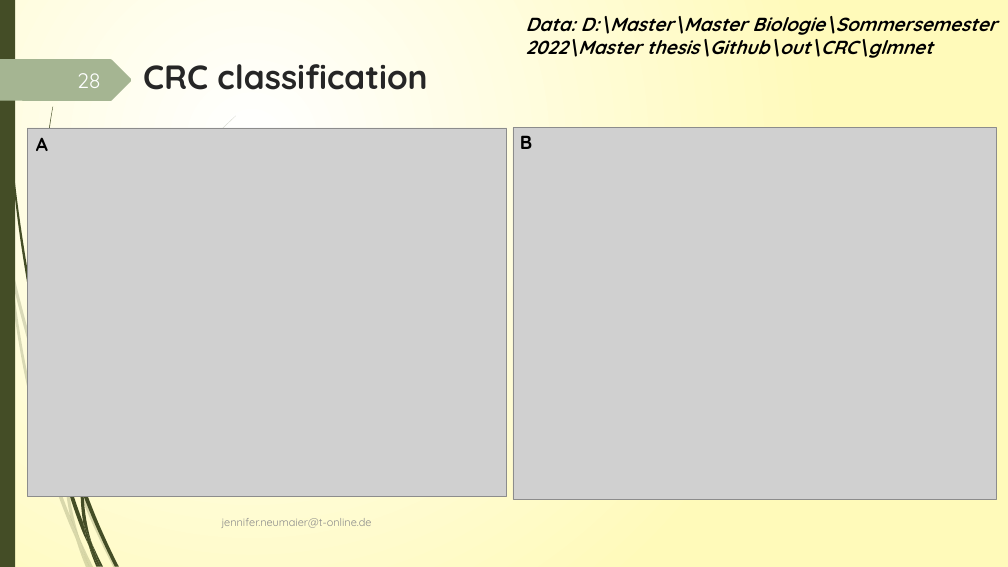
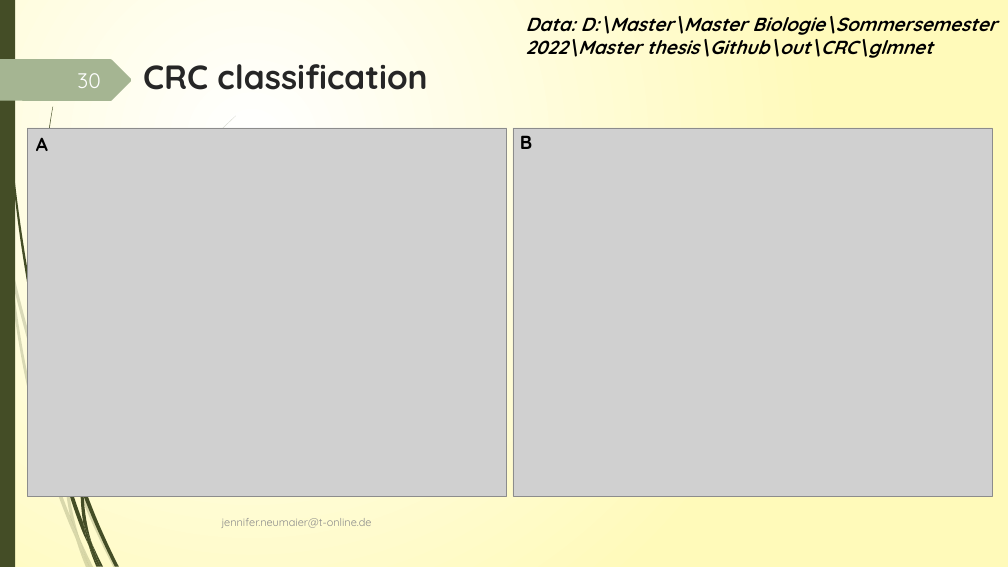
Before and after one commit to JenniferNeumaier/ml_coda, a slide deck: slide 30 of doc/Project_structure_notes.pptx (slide 28 before the commit). Drawn at 1008x567 pixels with LibreOffice and Linux fonts; fonts in the diff are those of the drawing; grey boxes stand for pictures. Boxes give left, top, right and bottom in pixels: in the first picture for what was removed or moved away, otherwise in the second. Text is boxed around its words. In the diff, an @@ line names an element or a change of style, - is before the commit and + after.

```diff
--- a/doc/Project_structure_notes.pptx
+++ b/doc/Project_structure_notes.pptx
@@ page number at box(77, 73, 100, 88): text changed @@
-28
+30
@@ picture: place and size @@
-picture at box(513, 128, 997, 500)
+picture at box(513, 128, 992, 496)
```
Also in this commit, not shown: 26 other slides changed, 2 slides added, 27 other files.
